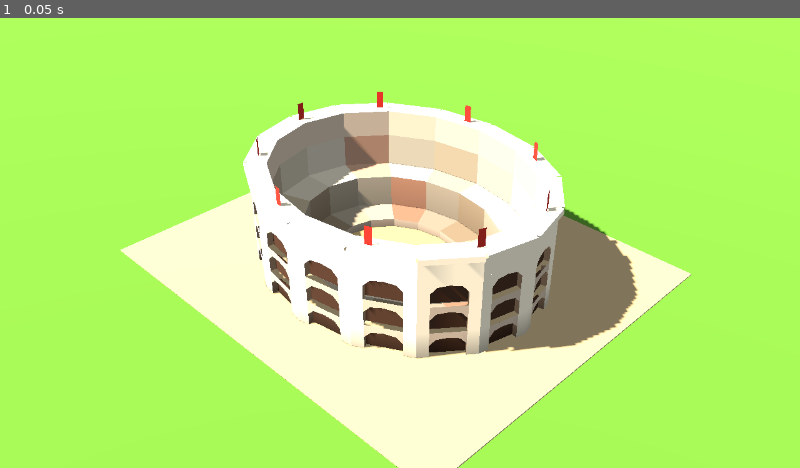
Above: before the commit, frame 1.
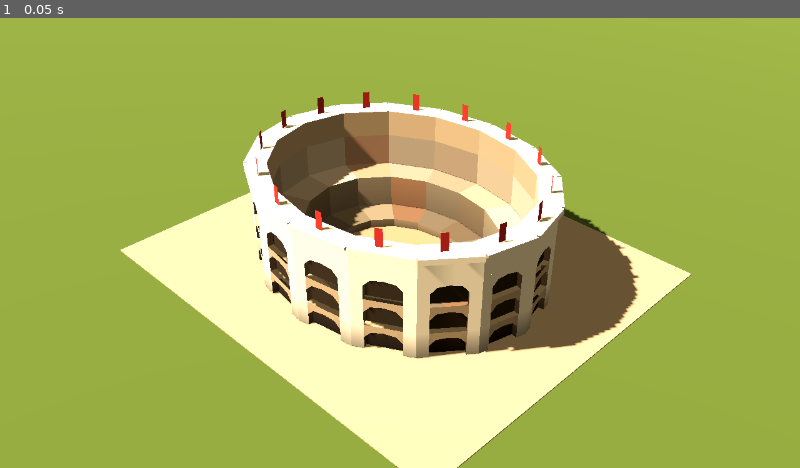
Above: after the commit, the same moment.

Repository: ramonfueglister/apoleia
Game: Godot game, scene res://main.tscn
Same seed, same stepped clock (60 frames per second), same inputs: the game is played once before the commit and once after it.
Inputs:
- Up to frame 1 (0.05 s): no input

The runs differ from the first frame. In frame 1, 85% of the frame differs, in the area x 0-100%, y 0-100%.

Commit message:
Colosseum: Caesar III colouring
Palette re-sampled from Caesar III grass, roof and colosseum crops: greyer
travertine, deeper arch shadows, olive grass, warmer high-contrast light,
a denser ring of red pennants.

Co-Authored-By: Claude Opus 5.5 (1M context) <noreply@anthropic.com>

Diff:
--- a/prototypes/colosseum/colosseum_mesh.gd
+++ b/prototypes/colosseum/colosseum_mesh.gd
@@ -14,16 +14,17 @@
 const ARENA := 0.45         # arena half-axes as a share of the outer ones
 const PODIUM := 0.55        # wall between arena and lowest seats
 
-# Palette sampled from a Caesar III colosseum screenshot (quantized crop).
-const STONE := Color("e9d8bd")        # lit travertine
-const STONE_DARK := Color("bca691")   # cornice, shadowed stone
-const ARCH := Color("4a3428")         # arch openings
-const REVEAL := Color("8a6e58")       # arch side walls
-const SEATS_A := Color("c9b79c")
-const SEATS_B := Color("a8937a")
-const SAND := Color("c4a26e")
-const RED := Color("b8352b")
-const CROWD := [Color("8d8a86"), Color("e4ddd0"), Color("6e5a48"), Color("a3402f"), Color("b9b2a5")]
+# Palette sampled from Caesar III screenshots (quantized crops of the
+# colosseum, grass and roofs): warm, darker midtones, deep arch shadows.
+const STONE := Color("d8cbb6")        # lit travertine
+const STONE_DARK := Color("a08a70")   # cornice, shadowed stone
+const ARCH := Color("2e2419")         # arch openings
+const REVEAL := Color("6b5644")       # arch side walls
+const SEATS_A := Color("b7a28d")
+const SEATS_B := Color("8d7a62")
+const SAND := Color("b09070")
+const RED := Color("a8302a")
+const CROWD := [Color("6f6a62"), Color("dfcfbc"), Color("5b4839"), Color("b05e3a"), Color("9a9177")]
 
 ## Emits a flat quad. `out` is a rough direction the visible side faces.
 static func _quad(st: SurfaceTool, p: Array, colour: Color, out: Vector3) -> void:
@@ -34,7 +35,7 @@
 	for k in [0, 2, 1, 0, 3, 2]:  # Godot: clockwise is the front
 		# Baked ambient occlusion: stone darkens towards the ground.
 		var q: Vector3 = p[k]
-		var ao := lerpf(0.72, 1.0, clampf(q.y / 0.9, 0.0, 1.0))
+		var ao := lerpf(0.62, 1.0, clampf(q.y / 0.9, 0.0, 1.0))
 		st.set_color(Color(colour.r * ao, colour.g * ao, colour.b * ao))
 		st.set_normal(n)
 		st.add_vertex(q)
@@ -149,7 +150,7 @@
 		_quad(st, [at.call(0.0, lip, -0.22), at.call(1.0, lip, -0.22), at.call(1.0, H, -0.22), at.call(0.0, H, -0.22)], STONE, out)
 		_quad(st, [at.call(0.0, H, -0.22), at.call(1.0, H, -0.22), at.call(1.0, H), at.call(0.0, H)], STONE, Vector3.UP)
 	_bowl(st, n, 2)
-	_pennants(st, 9)
+	_pennants(st, 16)
 	return st.commit()
 
 ## LOD1, about 200 triangles: arches become a dark band per storey.
--- a/prototypes/colosseum/main.gd
+++ b/prototypes/colosseum/main.gd
@@ -47,10 +47,10 @@
 func _environment() -> void:
 	var env := Environment.new()
 	env.background_mode = Environment.BG_COLOR
-	env.background_color = Color("8fb9d6")
+	env.background_color = Color("8aa9b8")
 	env.ambient_light_source = Environment.AMBIENT_SOURCE_COLOR
-	env.ambient_light_color = Color("c9d6e0")
-	env.ambient_light_energy = 0.45
+	env.ambient_light_color = Color("b4ab90")
+	env.ambient_light_energy = 0.38
 	env.tonemap_mode = Environment.TONE_MAPPER_FILMIC
 	env.ssao_enabled = args.get("scene", "hero") != "bench"
 	var we := WorldEnvironment.new()
@@ -58,8 +58,8 @@
 	add_child(we)
 	var sun := DirectionalLight3D.new()
 	sun.rotation_degrees = Vector3(-50, -35, 0)
-	sun.light_energy = 1.0
-	sun.light_color = Color("fff1dc")
+	sun.light_energy = 1.15
+	sun.light_color = Color("fff0dc")
 	sun.shadow_enabled = not args.has("noshadow")
 	sun.directional_shadow_max_distance = 260.0
 	add_child(sun)
@@ -85,12 +85,12 @@
 	cam.look_at_from_position(target + dir * distance, target)
 
 func _hero() -> void:
-	_ground(400.0, Color("5d8a35"))
+	_ground(400.0, Color("56692f"))
 	var plaza := MeshInstance3D.new()
 	var box := BoxMesh.new()
 	box.size = Vector3(22, 0.12, 19)
 	var pm := StandardMaterial3D.new()
-	pm.albedo_color = Color("b8a07a")
+	pm.albedo_color = Color("b8a184")
 	box.material = pm
 	plaza.mesh = box
 	add_child(plaza)
@@ -98,7 +98,7 @@
 	_camera(Vector3(0, 1.2, 0), float(args.get("dist", "42")))
 
 func _lods() -> void:
-	_ground(400.0, Color("5d8a35"))
+	_ground(400.0, Color("56692f"))
 	for i in 3:
 		_add(meshes[i], Transform3D(Basis(), Vector3((i - 1) * 15.0, 0, -(i - 1) * 15.0)))
 	_camera(Vector3(0, 1.5, 0), 62.0)
@@ -134,7 +134,7 @@
 	var count := int(args.get("count", "10000"))
 	var xfs := _grid(count)
 	var extent := sqrt(count) * SPACING
-	_ground(extent + 200.0, Color("5d8a35"))
+	_ground(extent + 200.0, Color("56692f"))
 	match args.get("mode", "chunked"):
 		"naive":
 			for xf in xfs:
Not shown, changed: prototypes/colosseum/README.md
